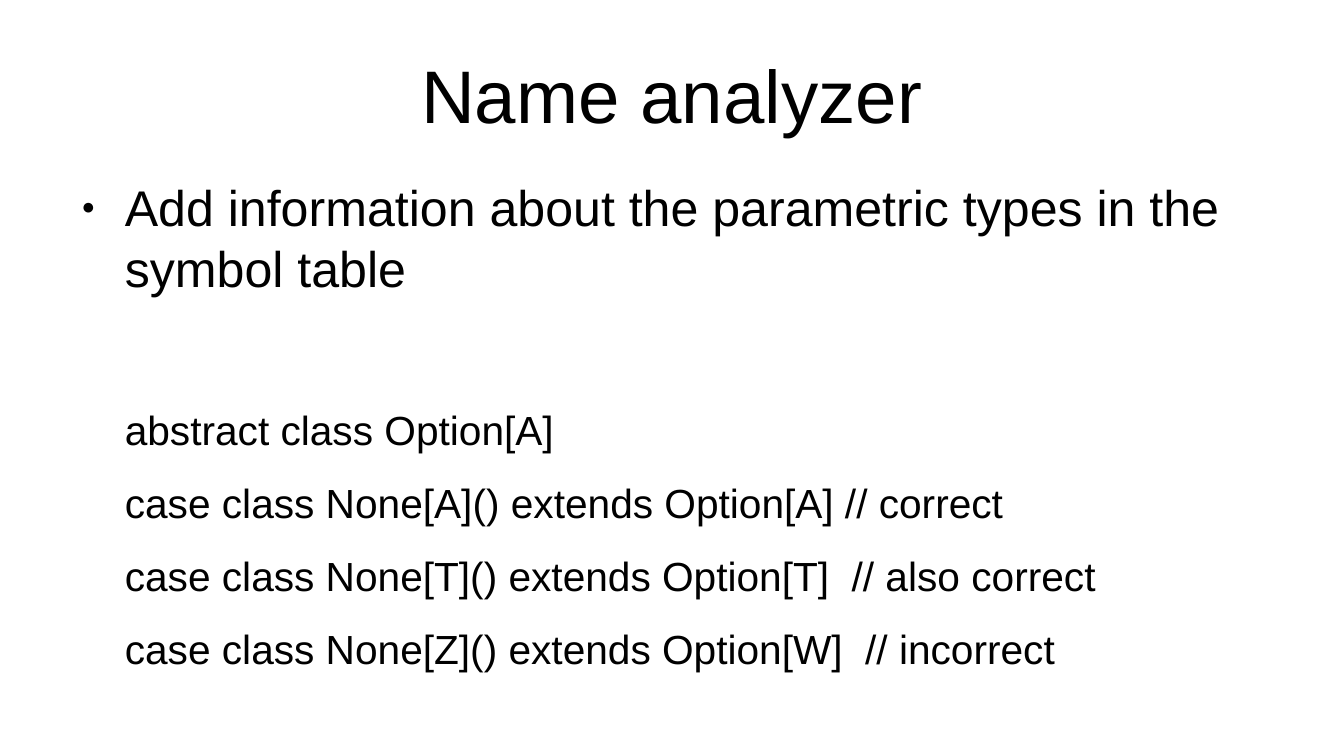
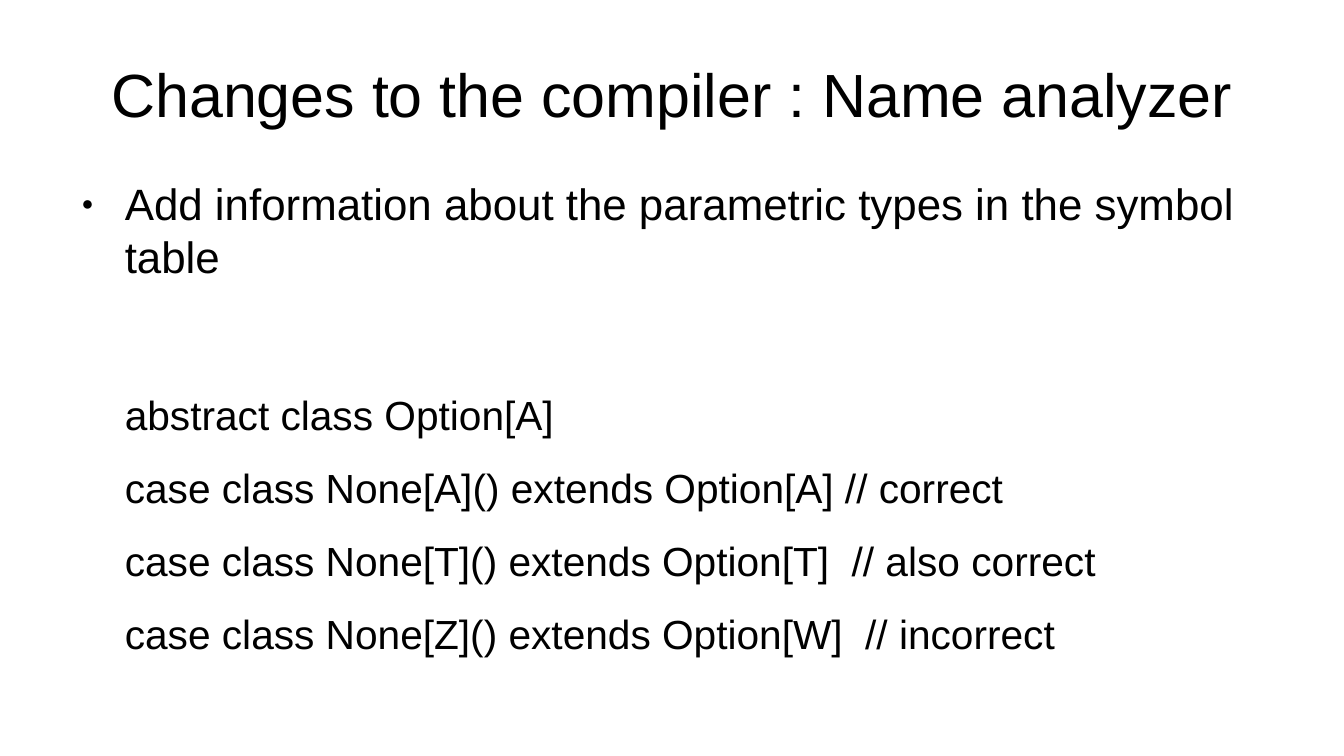
Before and after one commit to SFulpius/CLP-lab07, a slide deck: slide 6 of lab07_presentation.odp. Drawn at 1344x756 pixels with LibreOffice and Linux fonts; fonts in the diff are those of the drawing. Boxes give left, top, right and bottom in pixels: in the first picture for what was removed or moved away, otherwise in the second. Text is boxed around its words. In the diff, an @@ line names an element or a change of style, - is before the commit and + after.

```diff
--- a/lab07_presentation.odp
+++ b/lab07_presentation.odp
@@ title at (111,72,1232,128): text changed; size 44 to 36 pt @@
-Name analyzer
+Changes to the compiler : Name analyzer
@@ text at (125,188,1234,274): size 29.6 to 25.9 pt in "Add information about the parametric types in ..." @@
```
Also in this commit, not shown: 7 other slides changed, 1 other file.
